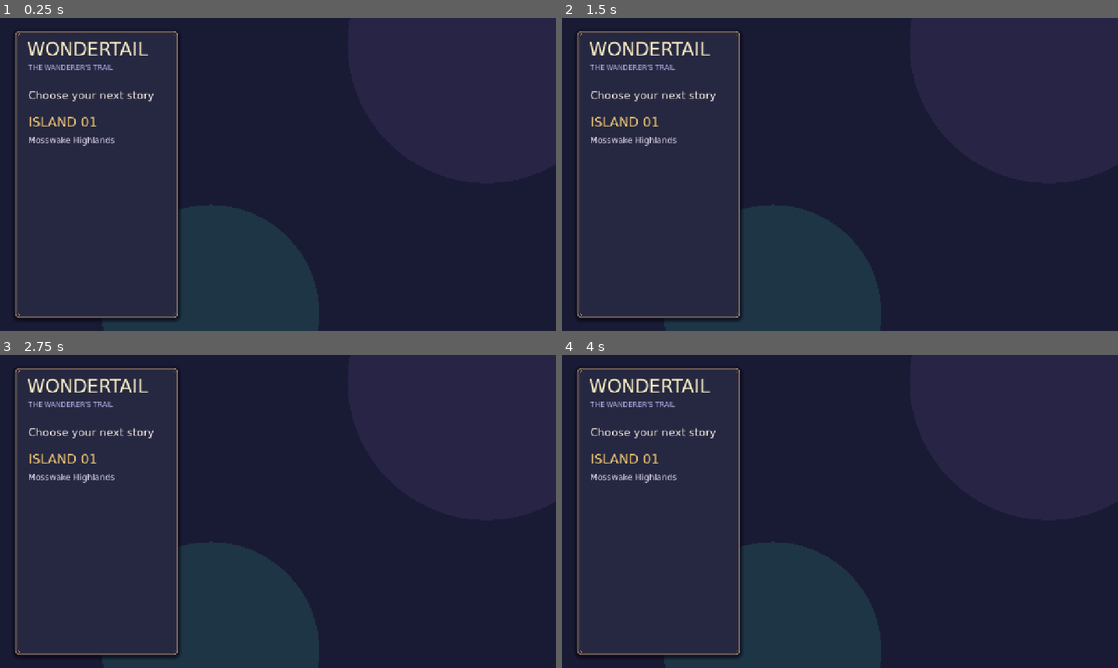
Above: before the commit, frames 1-4 (two rows, left to right).
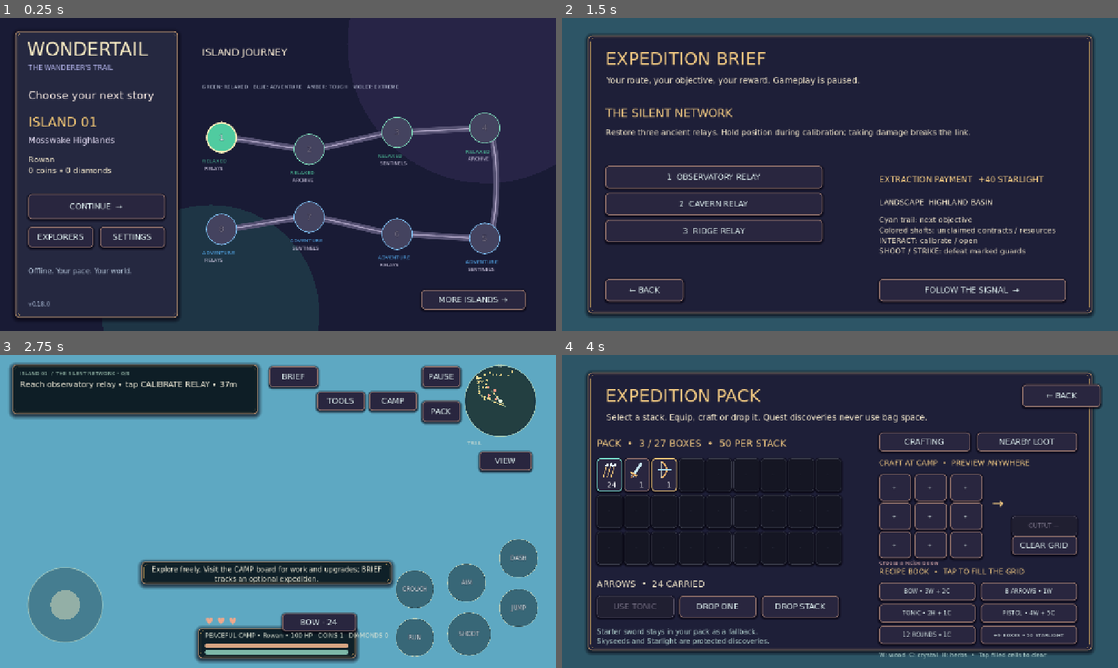
Above: after the commit, the same moments.

Repository: AjayJasperJ/wondertail
Game: Godot game, scene res://main.tscn
Same seed, same stepped clock (60 frames per second), same inputs: the game is played once before the commit and once after it.
Inputs (mouse positions are in pixels of both pictures, inside the frame that each line leads up to):
- Up to frame 1 (0.25 s): no input
- Up to frame 2 (1.5 s): click (656, 205) at 0.5 s, where only the run after the commit has a clickable "CONTINUE →"; click (856, 39) at 1.25 s, where only the run after the commit has a clickable "BRIEF"
- Up to frame 3 (2.75 s): click (150, 514) at 2 s, where only the run after the commit has a clickable "1 OBSERVATORY RELAY"
- Up to frame 4 (4 s): click (1001, 411) at 2.75 s, where only the run after the commit has a clickable "PACK"; click (612, 473) at 3.5 s, where only the run after the commit has a clickable "24"

The runs differ from the first frame. In frame 1, 7.9% of the frame differs, in the area x 5-95%, y 9-94%; in frame 2, 28%; in frame 3, 92%, in the area x 0-100%, y 0-100%; in frame 4, 37%.
Error before the commit: Parse Error: Cannot infer the type of "forward" variable because the value doesn't have a set type. (res://scripts/terrain.gd:439)
Error after the commit: Attempt to call function 'instantiate' in base 'null instance' on a null instance. (res://scripts/art.gd:256)

Commit message:
Fix typed terrain trail marker variables

Diff:
--- a/three_d/scripts/terrain.gd
+++ b/three_d/scripts/terrain.gd
@@ -436,10 +436,10 @@
 	for route in paths:
 		for step in range(1, route.size() - 1):
 			var marker_p: Vector2 = route[step]
-			var forward := (route[step + 1] - route[step - 1]).normalized()
-			var side := Vector2(-forward.y, forward.x)
+			var forward: Vector2 = (route[step + 1] - route[step - 1]).normalized()
+			var side: Vector2 = Vector2(-forward.y, forward.x)
 			for offset in [-1.9, 1.9]:
-				var p := marker_p + side * offset
+				var p: Vector2 = marker_p + side * float(offset)
 				if not walkable(p, 1):
 					continue
 				var cairn := Art.sphere(self, Vector3(p.x, height_at(p) + 0.18, p.y), 0.28, Color("7b877d"))
